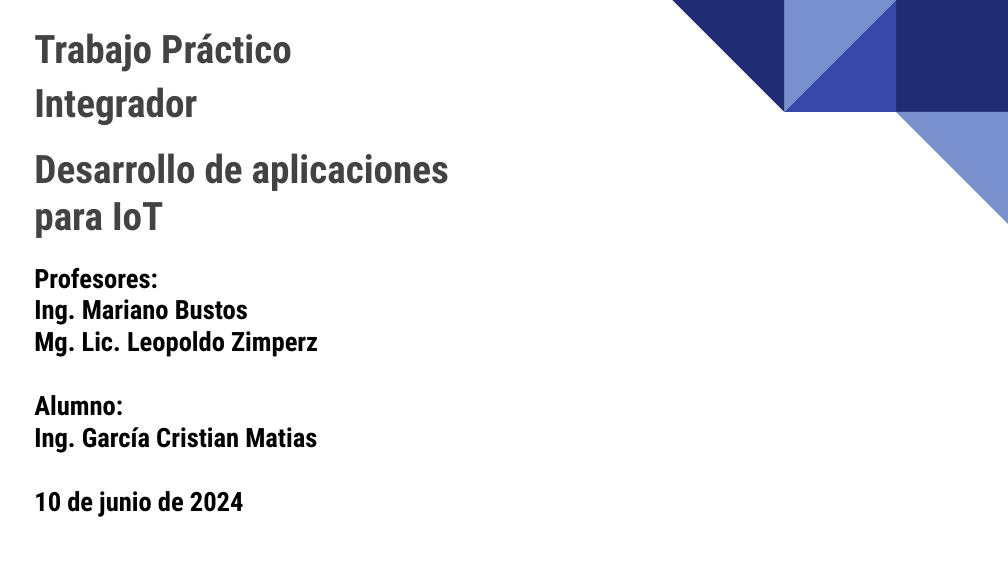
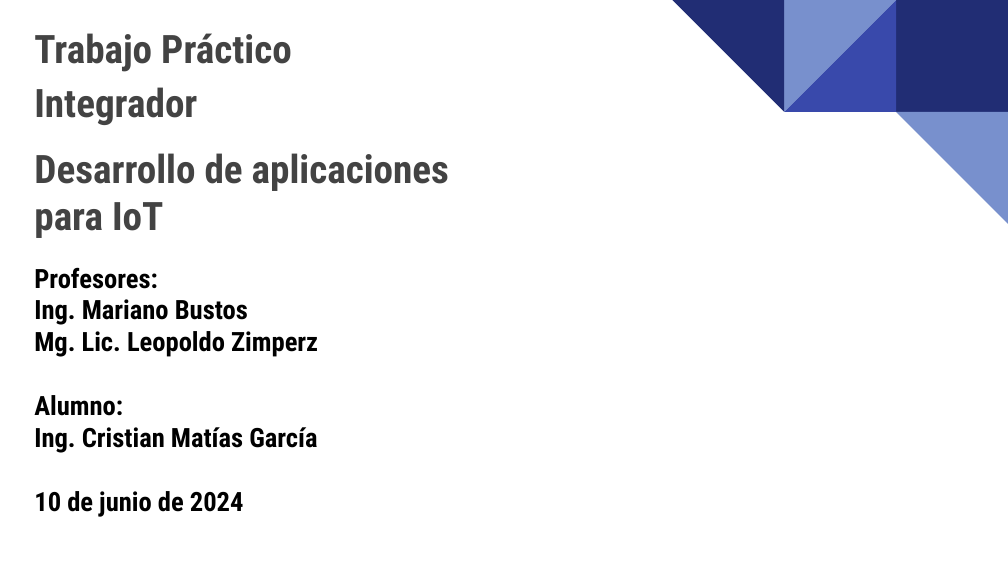
Before and after one commit to cristianlabo/TPDDA3, a slide deck: slide 1 of Presentación DDA3.pptx. Drawn at 1008x567 pixels with LibreOffice and Linux fonts; fonts in the diff are those of the drawing. Boxes give left, top, right and bottom in pixels: in the first picture for what was removed or moved away, otherwise in the second. Text is boxed around its words. In the diff, an @@ line names an element or a change of style, - is before the commit and + after.

Commit message:
Correcciones presentacion

```diff
--- a/Presentación DDA3.pptx
+++ b/Presentación DDA3.pptx
@@ text at (34, 427, 317, 453): text changed @@
-Ing. García Cristian Matias
+Ing. Cristian Matías García
```
